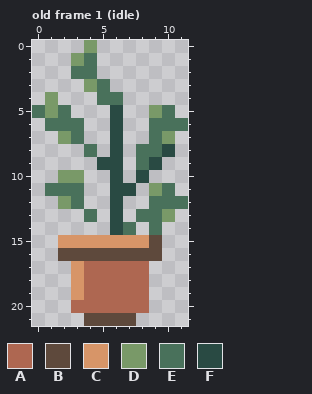
Two states of a pixel-art file, app/CicadaApp/Art/sprites/bookworm-2026-10-01/src/room-plant.aseprite. Above is the file before it was changed.
12x22 pixels, 1 frame. Colours within 5 levels of each other are drawn and written as one. Shown: old frame 1 (idle). The commit also changed other frames, which this record leaves out.
Palette (. is transparent): A #ae6751  B #5e493c  C #d79568  D #799968  E #49715b  F #294a43
Pixels before, old frame 1 (idle), first column x 0:
 0 ....D.......
 1 ...DE.......
 2 ...EE.......
 3 ....DE......
 4 .D...EE.....
 5 EDE...F..DE.
 6 .EEE..F..EEE
 7 ..DE..F..ED.
 8 ....E.F.EEF.
 9 .....FF.EF..
10 ..DD..F.F...
11 .EEE..FF.DE.
12 ..DE..F..EEE
13 ....E.F.EED.
14 ......FE.E..
15 ..CCCCCCCB..
16 ..BBBBBBBB..
17 ...CAAAAA...
18 ...CAAAAA...
19 ...CAAAAA...
20 ...AAAAAA...
21 ....BBBB....
New version:
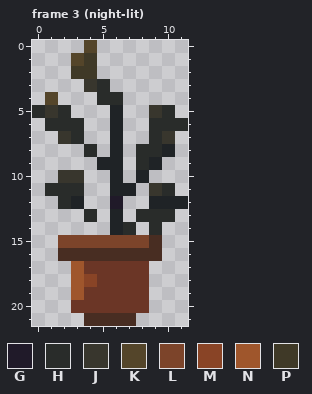
Colours new in this view: G #201a29  H #292c2a  J #38362d  K #54452a  L #7c442a  M #894426  N #9f562c  P #3f3927
A new or re-ordered frame is compared with the old frame closest to it.
Difference:
frames 1 -> 3
colour A: #ae6751 -> #6b3626
colour B: #5e493c -> #482d22
colour F: #294a43 -> #1f2326
Changed rows in their new state; - is a pixel that keeps its letter.
Frame 3 (night-lit) is new; against old frame 1 (idle):
first column x 0:
 0 ----K-------
 1 ---KP-------
 2 ---PP-------
 3 ----JH------
 4 -K---HH-----
 5 HJH------JH-
 6 -HHH-----HHH
 7 --JH-----HJ-
 8 ----H---HH--
 9 --------H---
10 --JJ--------
11 -HHH-----JH-
12 --HF--G--FFF
13 ----H---HHH-
14 -------H-H--
15 --LLLLLLL---
17 ---N--------
18 ---NM-------
19 ---N--------
Pixel boxes of the changes (left, top, right, bottom) in both pictures:
changed: (32, 40, 188, 326)
